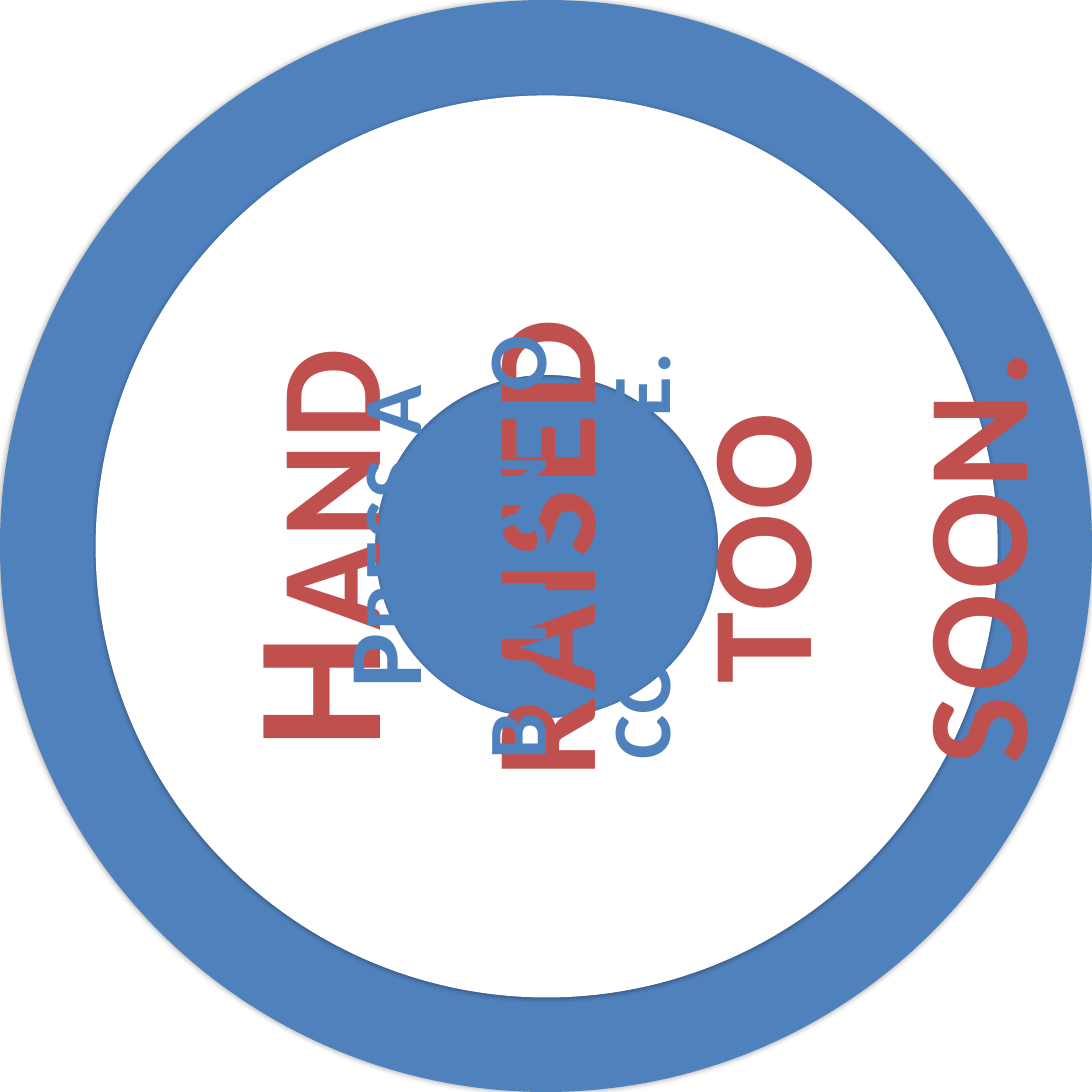
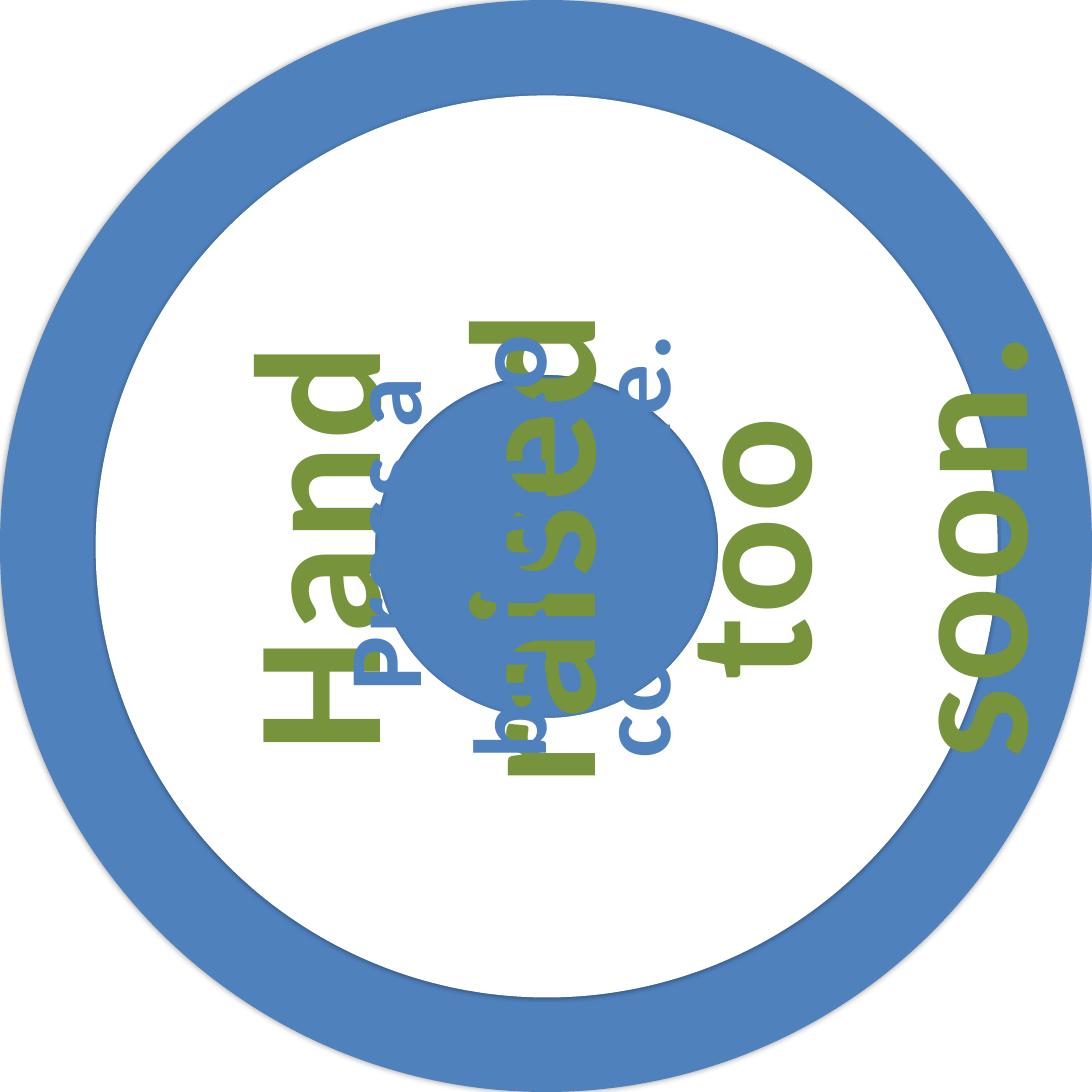
Before and after one commit to PsyPhy/GripGraspISS, a slide deck: slide 13 of Source Code/GraspBMPs/GraspCircularPrompts.pptx. Drawn at 1092x1092 pixels with LibreOffice and Linux fonts; fonts in the diff are those of the drawing. Boxes give left, top, right and bottom in pixels: in the first picture for what was removed or moved away, otherwise in the second. Text is boxed around its words. In the diff, an @@ line names an element or a change of style, - is before the commit and + after.

```diff
--- a/Source Code/GraspBMPs/GraspCircularPrompts.pptx
+++ b/Source Code/GraspBMPs/GraspCircularPrompts.pptx
@@ text "Hand raised too soon." at box(209, 358, 1075, 770): text colour #C0504D to #77933C, small capitals off @@
@@ text "Press a button to continue." at box(323, 344, 699, 750): small capitals off @@
```
Also in this commit, not shown: 13 other slides changed, 14 other files.
